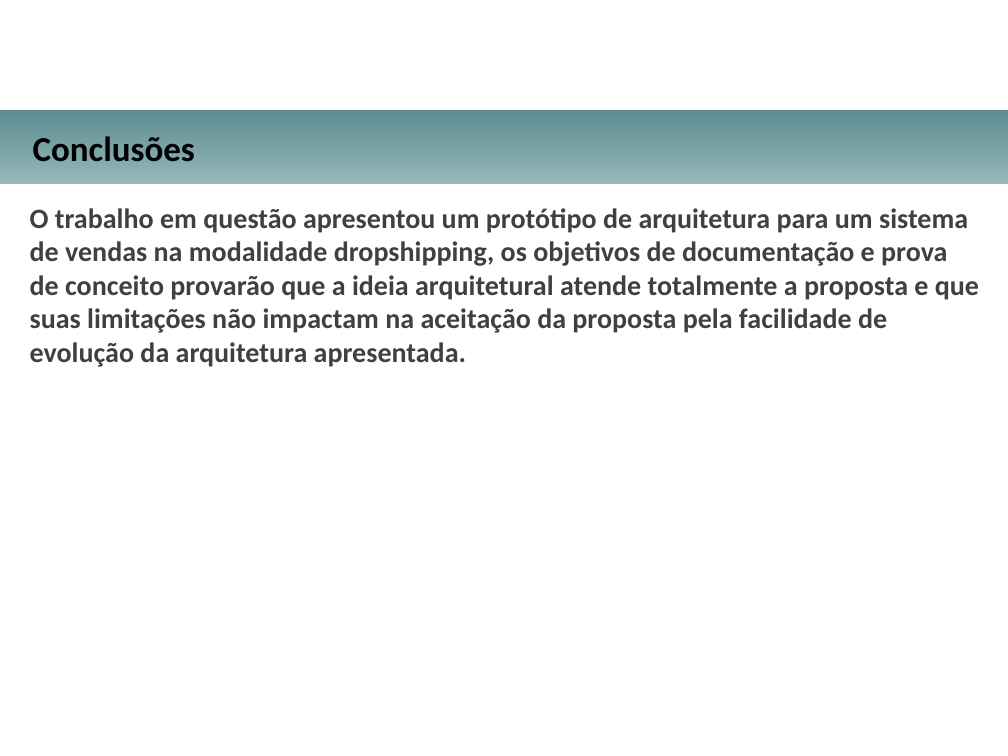
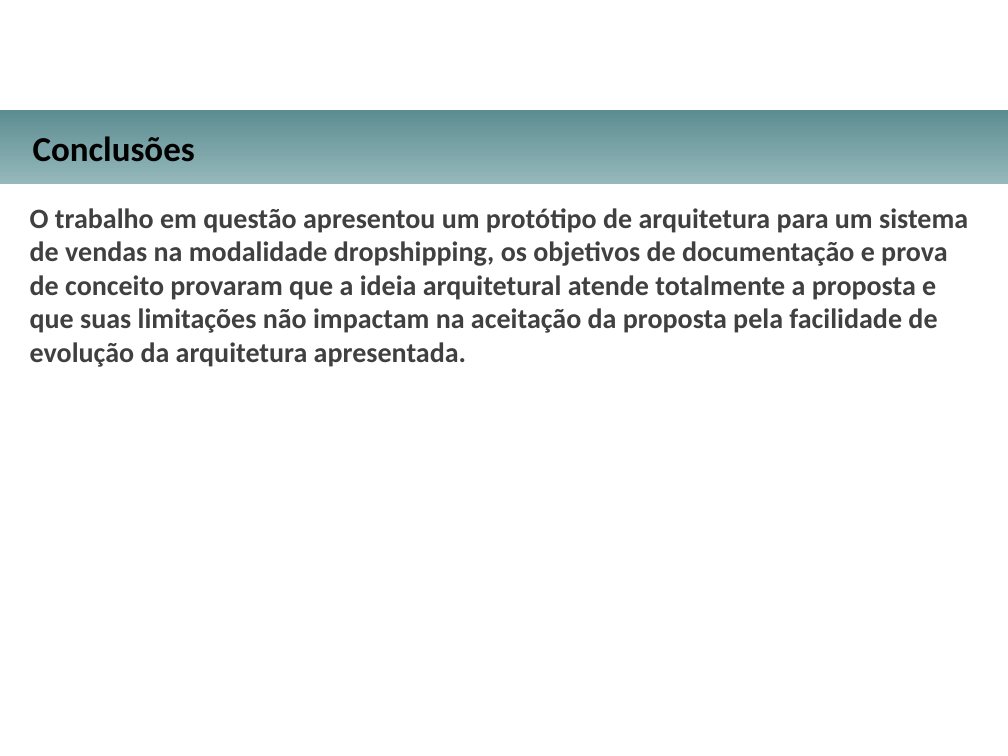
Before and after one commit to MarcianoAnunciacao/especializacaopuc, a slide deck: slide 20 of apresentacao_projeto_arquitetural_TCC_Marciano.pptx. Drawn at 1008x756 pixels with LibreOffice and Linux fonts; fonts in the diff are those of the drawing; background and template pictures are left out. Boxes give left, top, right and bottom in pixels: in the first picture for what was removed or moved away, otherwise in the second. Text is boxed around its words. In the diff, an @@ line names an element or a change of style, - is before the commit and + after.

```diff
--- a/apresentacao_projeto_arquitetural_TCC_Marciano.pptx
+++ b/apresentacao_projeto_arquitetural_TCC_Marciano.pptx
@@ text at (30,208,947,367): text changed @@
-O trabalho em questão apresentou um protótipo de arquitetura para um sistema de vendas na modalidade dropshipping, os objetivos de documentação e prova de conceito provarão que a ideia arquitetural atende totalmente a proposta e que suas limitações não impactam na aceitação da proposta pela facilidade de evolução da arquitetura apresentada.
+O trabalho em questão apresentou um protótipo de arquitetura para um sistema de vendas na modalidade dropshipping, os objetivos de documentação e prova de conceito provaram que a ideia arquitetural atende totalmente a proposta e que suas limitações não impactam na aceitação da proposta pela facilidade de evolução da arquitetura apresentada.
```
Also in this commit, not shown: 17 other slides changed, 2 slides added, 2 slides removed, 1 other file.
